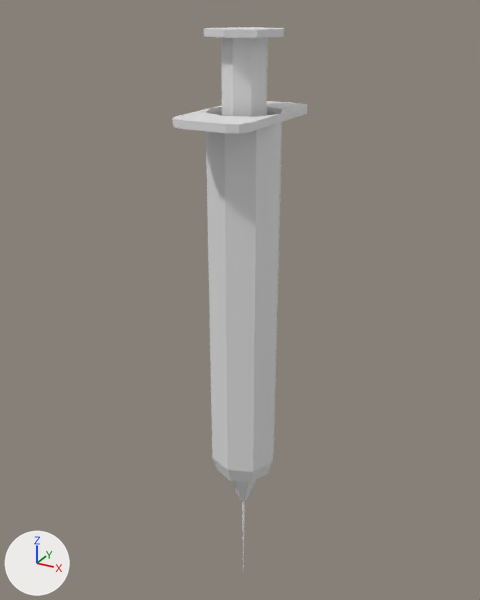
The Blender file assets/3D/needle/needle.blend as it was, and as the next commit left it.
One viewpoint serves both versions: a 50 mm camera at (8.13, -15.03, 14.45) aimed at (-0.37, 0.44, 6.71). Lighting does not change. The marker at lower left points along +X, +Y and +Z. The picture after the commit comes second.

In view in the first picture: 'Base', 'Body', 'Circle'.
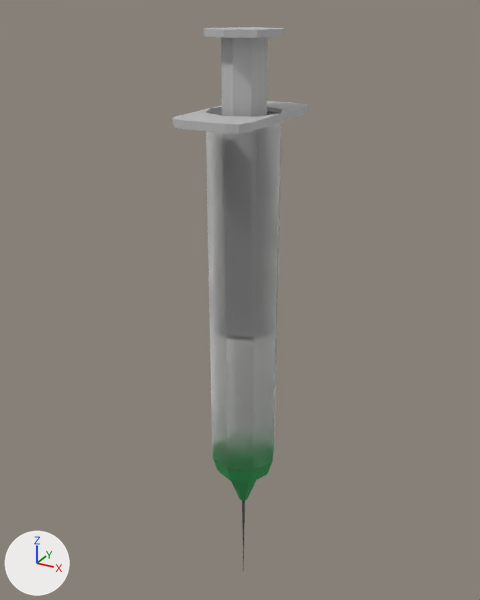
Commit message: Color & Transparency for Neddle

What differs and where, as boxes [x1, y1, x2, y2] in the pictures (480 x 600 px):
'Body', reshaped (not visible afterwards)
    before: [206, 111, 282, 570]
'Circle', recoloured (white to light grey)
    both: [204, 27, 284, 117]
'Cone', added (green)
    after: [212, 434, 274, 501]
'Base', recoloured (white to light grey)
    both: [172, 101, 308, 133]
'Needle', added
    after: [242, 501, 245, 570]
part 1 of me_circle, deleted
    before: [213, 458, 272, 570]
part 2 of me_circle, recoloured
    before: [206, 111, 282, 472]

The change, as a list of edits to the scene's bpy script:
```text
Add mat_material_001:
    mat_material_001 = bpy.data.materials.new('Material.001')
    # nodes: BsdfGlass, BsdfTransparent, MixShader, OutputMaterial
Add mat_whiteplastic:
    mat_whiteplastic = principled_material('WhitePlastic')
    mat_whiteplastic.base_color = (0.523, 0.523, 0.523)  # light grey #bfbfbf
Add mat_metal:
    mat_metal = principled_material('Metal')
    mat_metal.base_color = (0.222, 0.222, 0.222)  # grey #828282
    mat_metal.metallic = 1.0
Add mat_cone:
    mat_cone = principled_material('Cone')
    mat_cone.base_color = (0.0298, 0.333, 0.0895)  # green #309c54
Change me_circle:
    used by ob_body; location = (0.0, 0.0, 0.0)
    remove me_circle.from_pydata(...)  # 56 vertices, 48 faces; spans x -1.0..1.0, y -1.0..1.0, z -3.1..12.0
    add me_circle.from_pydata(...)  # 16 vertices, 8 faces; spans x -1.0..1.0, y -1.0..1.0, z 1.8..12.0
    me_circle part 1
    40 vertices are removed from x -0.8..0.8, y -0.8..0.8, z -3.1..1.3
    40 faces are deleted
    me_circle part 2: 8 faces spanning x -1.0..1.0, y -1.0..1.0, z 1.8..12.0 switch from no material to mat_material_001
Change me_cube_001:
    where me_cube_001.from_pydata(...)  # 40 vertices, 26 faces; spans x -1.0..1.0, y -2.0..2.0, z -0.1..0.1
    add me_cube_001.materials.append(mat_whiteplastic)  # light grey #bfbfbf
Change me_circle_001:
    where me_circle_001.from_pydata(...)  # 64 vertices, 58 faces; spans x -1.0..1.0, y -1.0..1.0, z -7.93..0.0
    add me_circle_001.materials.append(mat_whiteplastic)  # light grey #bfbfbf
Add me_circle_003:
    me_circle_003.from_pydata([(0.01, 0.01, -2.14), (0.02, 0.0, -2.14), (0.01, -0.01, -3.14), (0.0, -0.02, -3.14), (-0.01, -0.01, -2.14), (-0.02, 0.0, -2.14), (-0.01, 0.01, -2.14), (0.0, 0.02, -2.14), (-0.04, 0.04, -0.04), (-0.05, 0.0, -0.04), (-0.04, -0.04, -0.04), (0.0, -0.05, -0.04), (0.04, -0.04, -0.04), (0.05, 0.0, -0.04), (0.04, 0.04, -0.04), (0.0, 0.05, -0.04)], [], [(15, 14, 0, 7), (8, 15, 7, 6), (10, 9, 5, 4), (12, 11, 3, 2), (14, 13, 1, 0), (9, 8, 6, 5), (11, 10, 4, 3), (13, 12, 2, 1)])
    me_circle_003.materials.append(mat_metal)  # grey #828282
Add me_circle_1:
    me_circle_1.from_pydata(...)  # 40 vertices, 32 faces; spans x -1.0..1.0, y -1.0..1.0, z -0.04..1.8
    me_circle_1.materials.append(mat_cone)  # green #309c54
Add ob_needle:
    ob_needle = bpy.data.objects.new('Needle', me_circle_003)
    ob_needle.location = (0.0, 0.0, 0.0)
Add ob_cone:
    ob_cone = bpy.data.objects.new('Cone', me_circle_1)
    ob_cone.location = (0.0, 0.0, 0.0)
```
